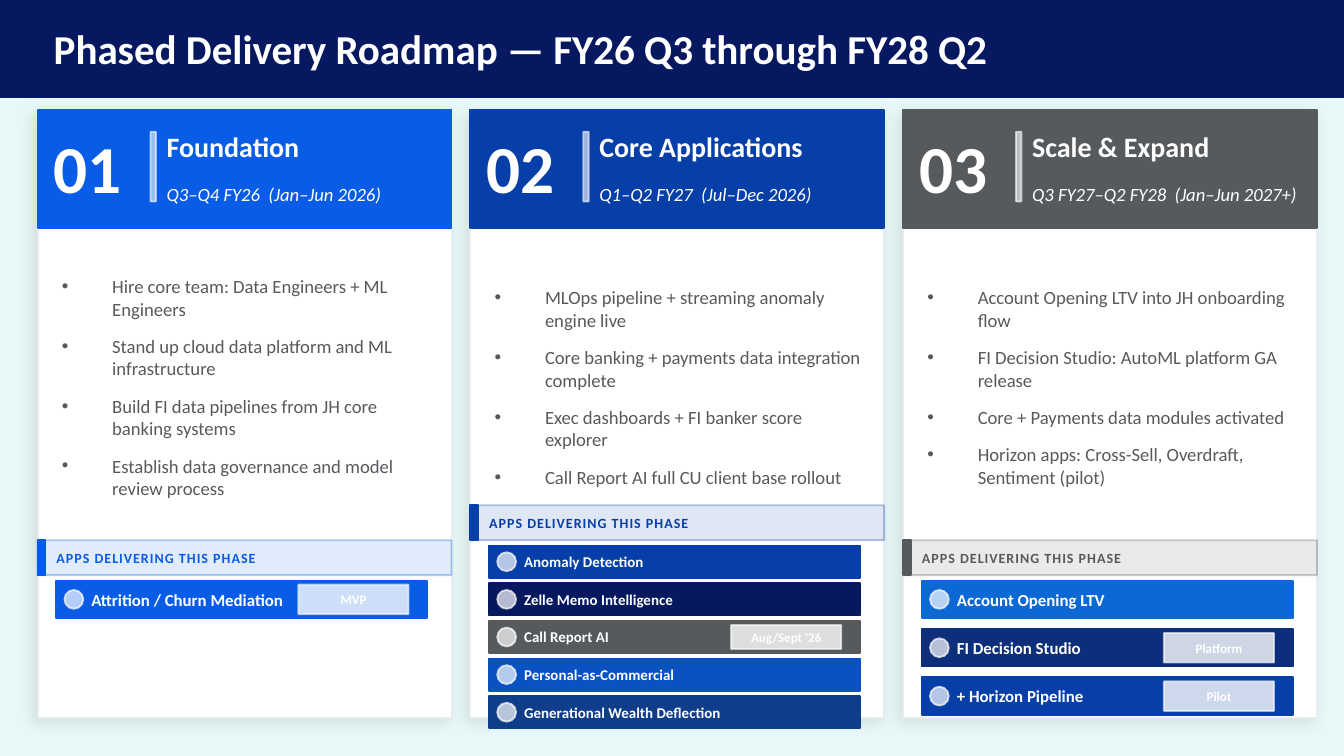
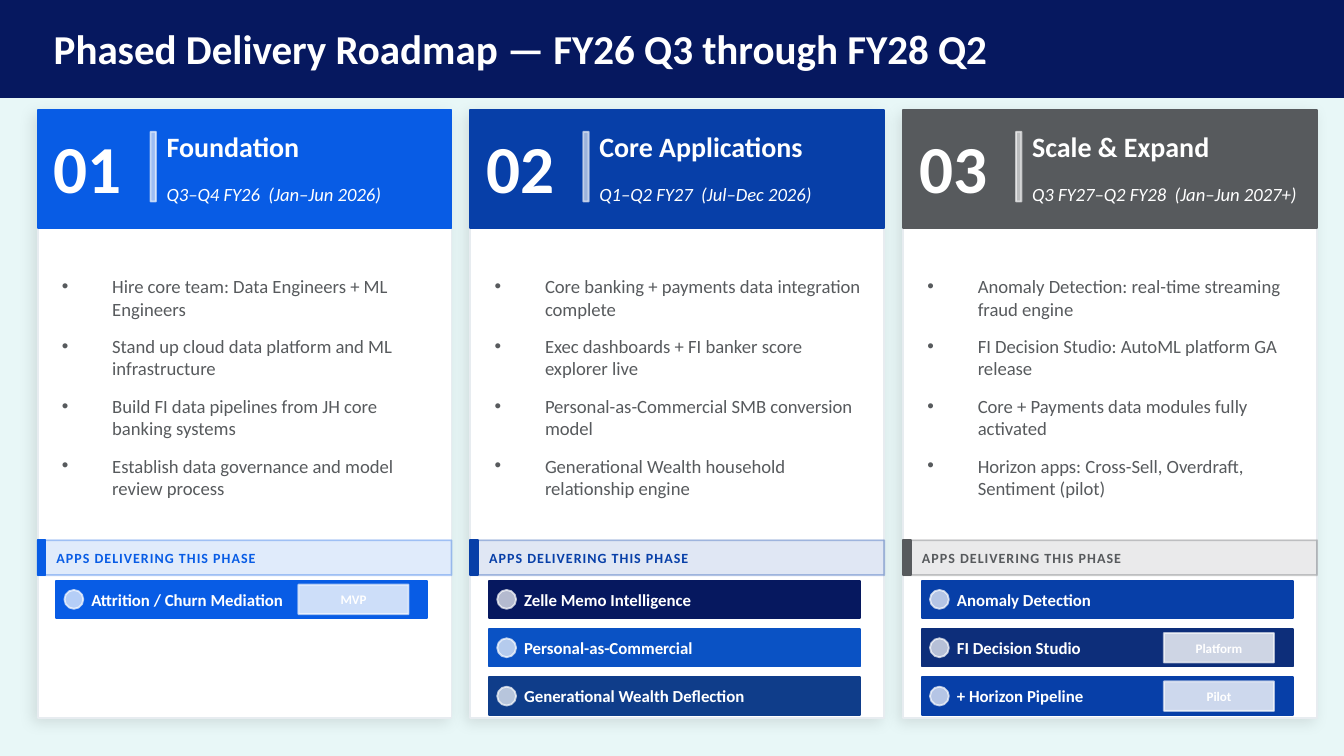
Before and after one commit to MonkeyWrenchGang/jhai_presentations, a slide deck: slide 23 of JH_DS_Strategy_JHBI.pptx. Drawn at 1344x756 pixels with LibreOffice and Linux fonts; fonts in the diff are those of the drawing. Boxes give left, top, right and bottom in pixels: in the first picture for what was removed or moved away, otherwise in the second. Text is boxed around its words. In the diff, an @@ line names an element or a change of style, - is before the commit and + after.

Commit message:
Remove Call Report AI & Account Opening LTV; move Anomaly Detection to Phase 3
- Horizon Pipeline: removed Call Report AI and Account Opening LTV; resized to 3x2 grid (6 Year 2 apps)
- App Delivery Gantt: removed Call Report AI and Account Opening LTV rows; moved Anomaly Detection bar to Phase 3 (Q3 FY27+)
- Phased Roadmap: Phase 2 now has Zelle Memo, Personal-as-Commercial, Gen. Wealth Deflection; Phase 3 adds Anomaly Detection, removes Account Opening LTV
- Data Source Gantt: removed NCUA 5300 Call Reports row; cleaned up Core Banking apps reference
- Updated Horizon callout strip and footer text throughout

```diff
--- a/JH_DS_Strategy_JHBI.pptx
+++ b/JH_DS_Strategy_JHBI.pptx
@@ text at <box>545,291,825,330</box>: paragraph removed @@
-• MLOps pipeline + streaming anomaly engine live
@@ text at <box>978,280,1280,319</box>: text changed @@
-• Account Opening LTV into JH onboarding flow
+• Anomaly Detection: real-time streaming fraud engine
@@ text at <box>545,340,852,498</box>: text changed @@
-• Exec dashboards + FI banker score explorer
-• Call Report AI full CU client base rollout
+• Exec dashboards + FI banker score explorer live
+• Personal-as-Commercial SMB conversion model
+• Generational Wealth household relationship engine
@@ text at <box>978,400,1247,435</box>: text changed @@
-• Core + Payments data modules activated
+• Core + Payments data modules fully activated
@@ 2 rectangles, 1 text: place and size @@
-2 rectangles, 1 text at <box>470,505,884,540</box>
+2 rectangles, 1 text at <box>470,540,884,575</box>
@@ rectangle removed at <box>489,546,860,578</box> @@
@@ ellipse removed at <box>497,552,516,571</box> @@
@@ rectangle at <box>922,581,1293,618</box>: fill #0B68D4 to #073FA8; outline #0B68D4 1 pt to #073FA8 1 pt @@
@@ size 8 to 9 pt in 4 elements at <box>524,594,691,609</box>, <box>524,690,745,702</box>, <box>524,642,692,654</box>, <box>957,594,1091,609</box> @@
@@ text "Anomaly Detection": place and size @@
-text "Anomaly Detection" at <box>524,556,643,570</box>
+text "Anomaly Detection" at <box>957,594,1091,609</box>
@@ text removed at <box>957,594,1104,609</box> @@
-Account Opening LTV
@@ rectangle: place and size @@
-rectangle at <box>489,659,860,691</box>
+rectangle at <box>489,629,860,667</box>
@@ rectangle removed at <box>489,621,860,653</box> @@
@@ text "Personal-as-Commercial": place and size @@
-text "Personal-as-Commercial" at <box>524,669,674,680</box>
+text "Personal-as-Commercial" at <box>524,642,692,654</box>
@@ rectangle removed at <box>731,625,841,649</box> @@
@@ ellipse: place and size @@
-ellipse at <box>497,628,516,646</box>
+ellipse at <box>497,638,516,657</box>
@@ text removed at <box>524,631,609,645</box> @@
-Call Report AI
@@ rectangle: place and size @@
-rectangle at <box>489,696,860,728</box>
+rectangle at <box>489,677,860,715</box>
@@ ellipse: place and size @@
-ellipse at <box>497,703,516,722</box>
+ellipse at <box>497,687,516,706</box>
@@ ellipse removed at <box>497,665,516,684</box> @@
@@ text "Generational Wealth Deflection": place and size @@
-text "Generational Wealth Deflection" at <box>524,707,721,718</box>
+text "Generational Wealth Deflection" at <box>524,690,745,702</box>
```
Also in this commit, not shown: 5 other slides changed, 1 other file.
